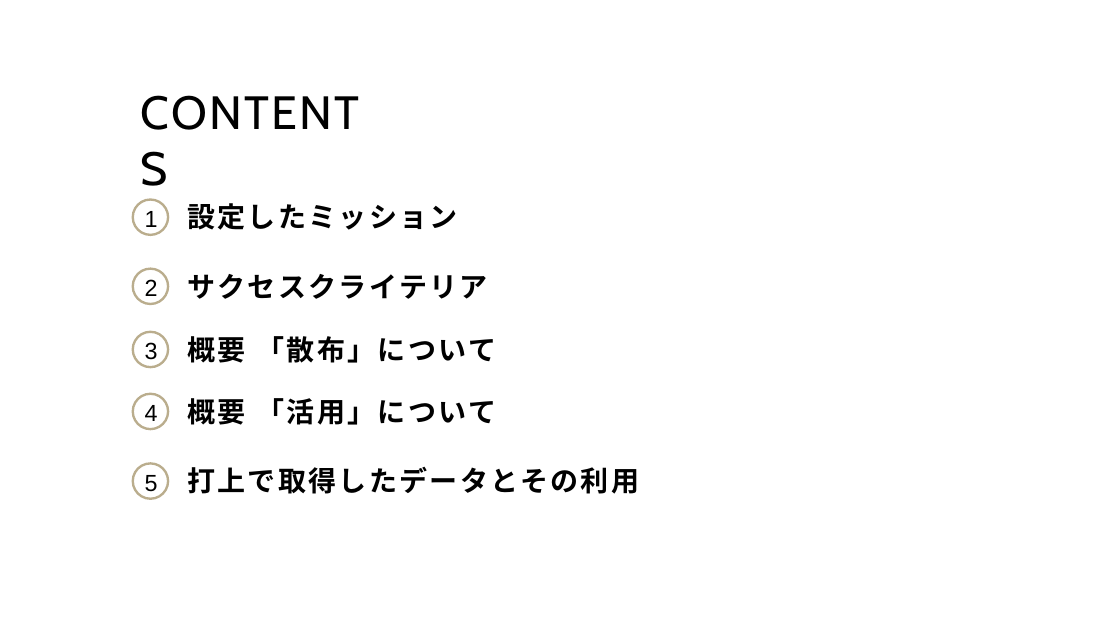
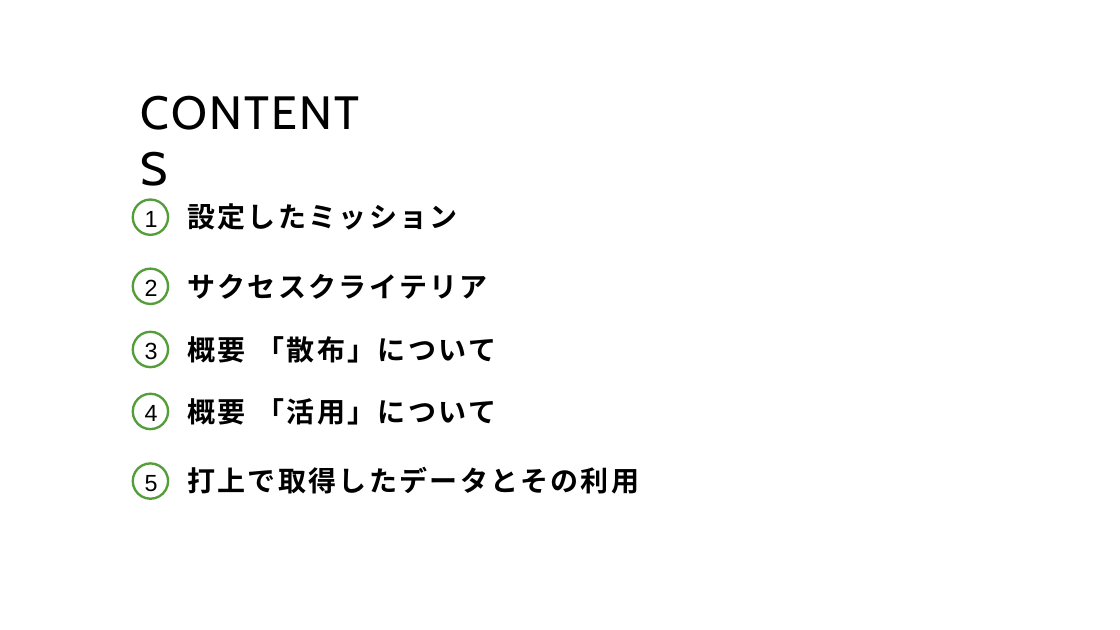
Before and after one commit to nearfactory/2024-toin-cansat, a slide deck: slide 3 of プレゼン/桐蔭-事後プレゼン.pptx. Drawn at 1120x630 pixels with LibreOffice and Linux fonts; fonts in the diff are those of the drawing. Boxes give left, top, right and bottom in pixels: in the first picture for what was removed or moved away, otherwise in the second. Text is boxed around its words. In the diff, an @@ line names an element or a change of style, - is before the commit and + after.

```diff
--- a/プレゼン/桐蔭-事後プレゼン.pptx
+++ b/プレゼン/桐蔭-事後プレゼン.pptx
@@ outline #BAAD8D 2 pt to #549E39 2 pt in 5 elements at [133,200,168,235], [133,269,168,304], [133,332,168,367], [133,394,168,429], [133,464,168,499] @@
```
Also in this commit, not shown: 1 other slide changed, 1 slide removed.
